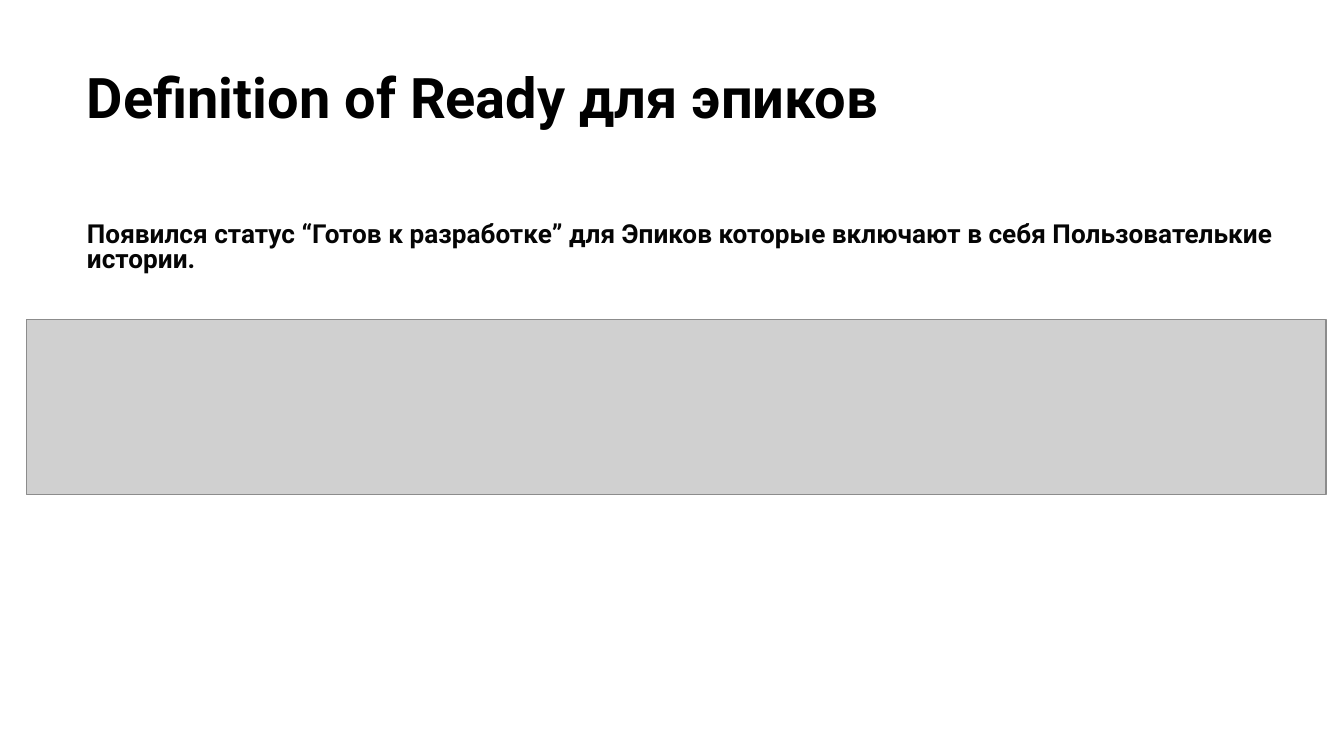
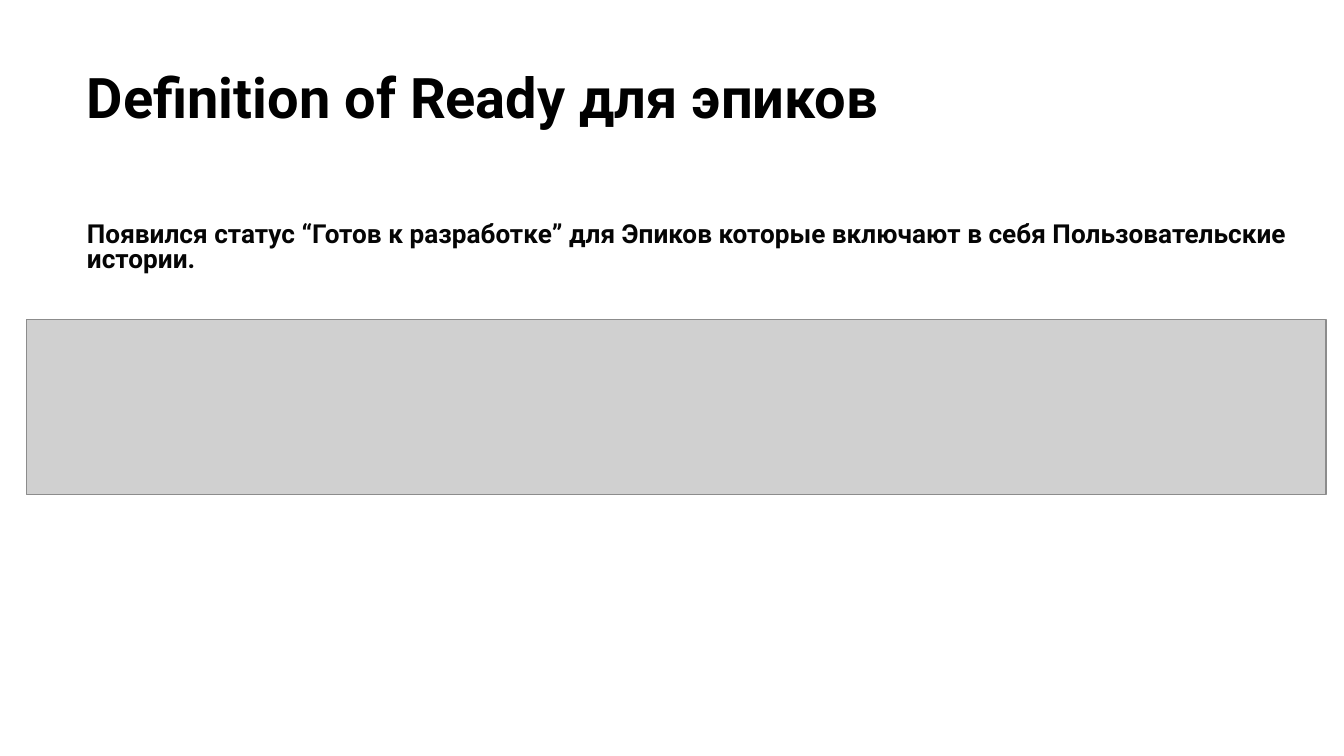
Before and after one commit to camelot270/otus_work, a slide deck: slide 15 of docs/Защита проекта. Петров Н.И..pptx. Drawn at 1344x756 pixels with LibreOffice and Linux fonts; fonts in the diff are those of the drawing; grey boxes stand for pictures; background and template pictures are left out. Boxes give left, top, right and bottom in pixels: in the first picture for what was removed or moved away, otherwise in the second. Text is boxed around its words. In the diff, an @@ line names an element or a change of style, - is before the commit and + after.

```diff
--- a/docs/Защита проекта. Петров Н.И..pptx
+++ b/docs/Защита проекта. Петров Н.И..pptx
@@ text at bbox=[87, 223, 1285, 274]: text changed @@
-Появился статус “Готов к разработке” для Эпиков которые включают в себя Пользователькие истории.
+Появился статус “Готов к разработке” для Эпиков которые включают в себя Пользовательские истории.
```
Also in this commit, not shown: 2 other slides changed.
